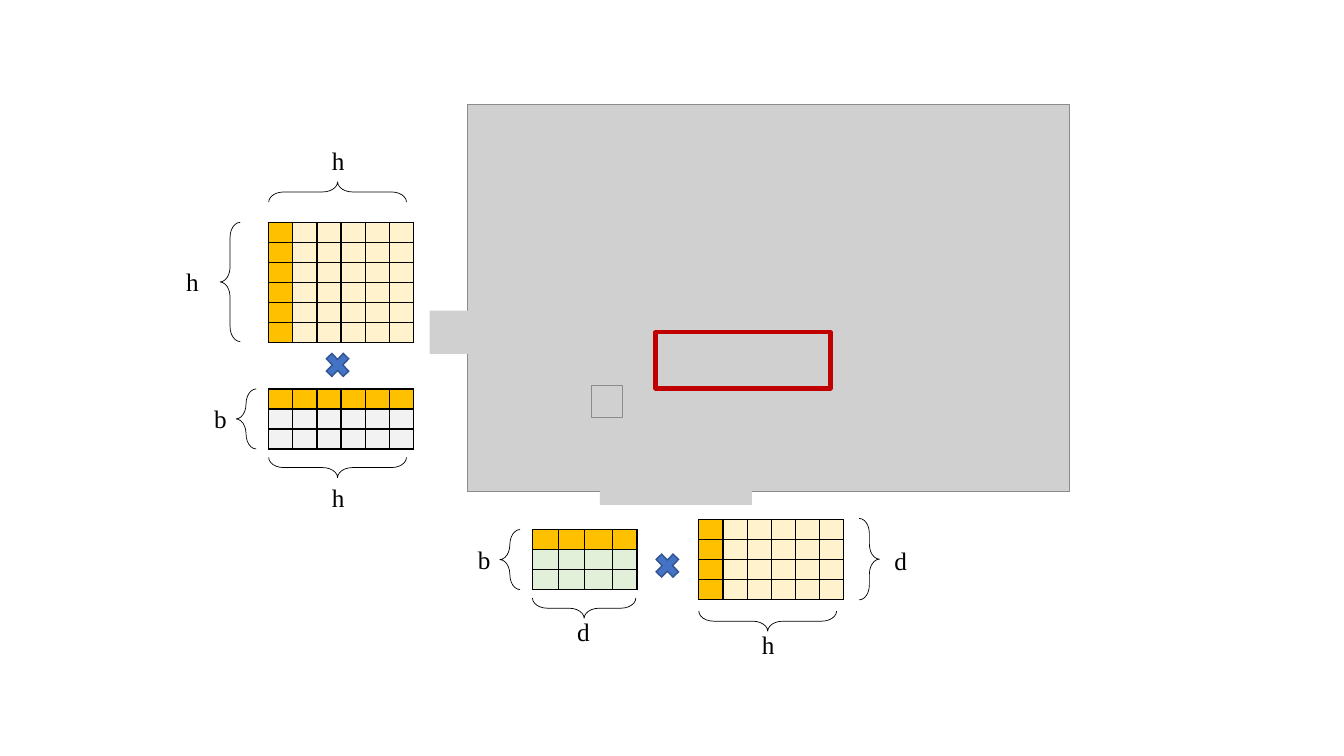
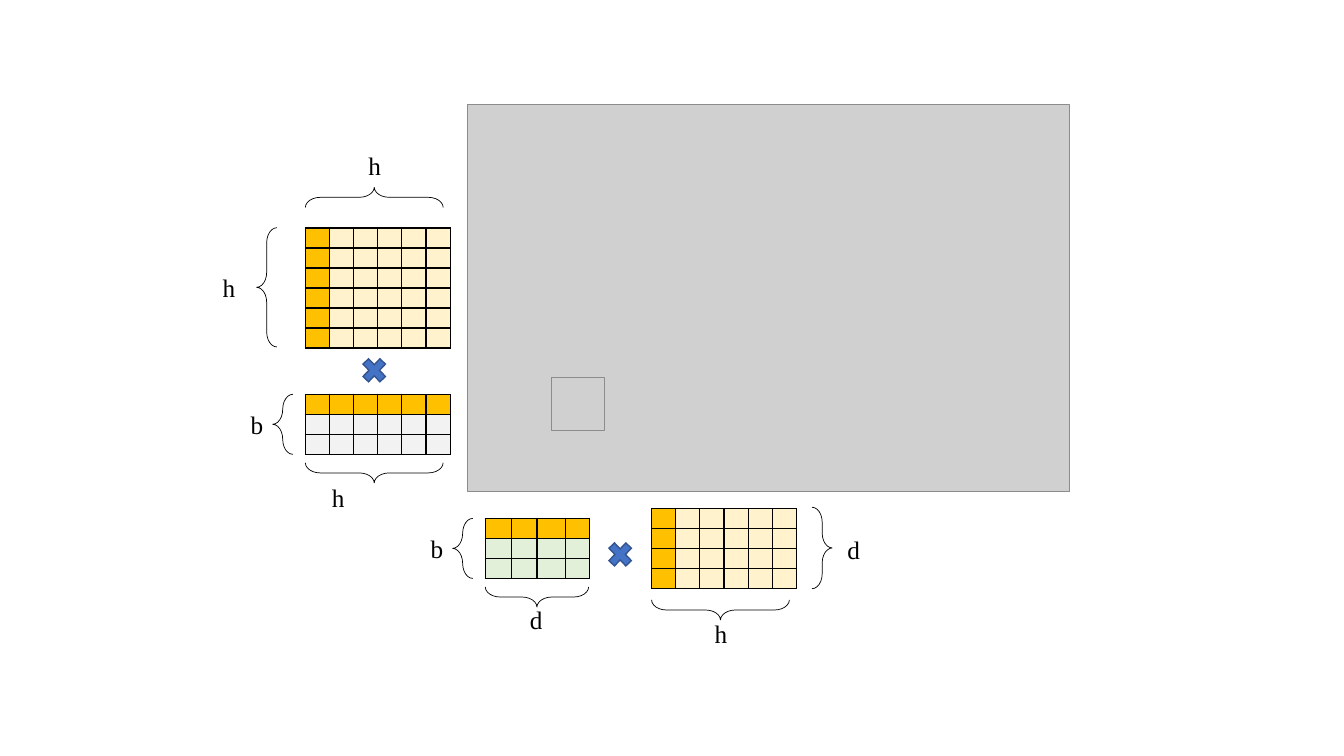
Before and after one commit to hlinh96it/hlinh96it.github.io, a slide deck: slide 1 of posts_media/2023-03-05-lstm-from-theory-to-python/lstm_diagram.pptx. Drawn at 1344x756 pixels with LibreOffice and Linux fonts; fonts in the diff are those of the drawing; grey boxes stand for pictures. Boxes give left, top, right and bottom in pixels: in the first picture for what was removed or moved away, otherwise in the second. Text is boxed around its words. In the diff, an @@ line names an element or a change of style, - is before the commit and + after.

```diff
--- a/posts_media/2023-03-05-lstm-from-theory-to-python/lstm_diagram.pptx
+++ b/posts_media/2023-03-05-lstm-from-theory-to-python/lstm_diagram.pptx
@@ picture removed at [430, 311, 582, 354] @@
@@ 4 left braces, 3 texts, 2 tables, 1 cross: place and size @@
-4 left braces, 3 texts, 2 tables, 1 cross at [186, 152, 408, 478]
+4 left braces, 3 texts, 2 tables, 1 cross at [223, 157, 445, 483]
@@ picture removed at [655, 333, 830, 389] @@
@@ picture added at [552, 378, 604, 431] @@
@@ picture removed at [591, 386, 622, 417] @@
@@ picture removed at [600, 462, 752, 505] @@
@@ 2 texts, 1 table: place and size @@
-2 texts, 1 table at [478, 520, 838, 642]
+2 texts, 1 table at [431, 509, 790, 630]
@@ 4 left braces, 2 texts, 1 table, 1 cross: place and size @@
-4 left braces, 2 texts, 1 table, 1 cross at [500, 518, 907, 654]
+4 left braces, 2 texts, 1 table, 1 cross at [453, 507, 860, 643]
```
Also in this commit, not shown: 14 other files.
